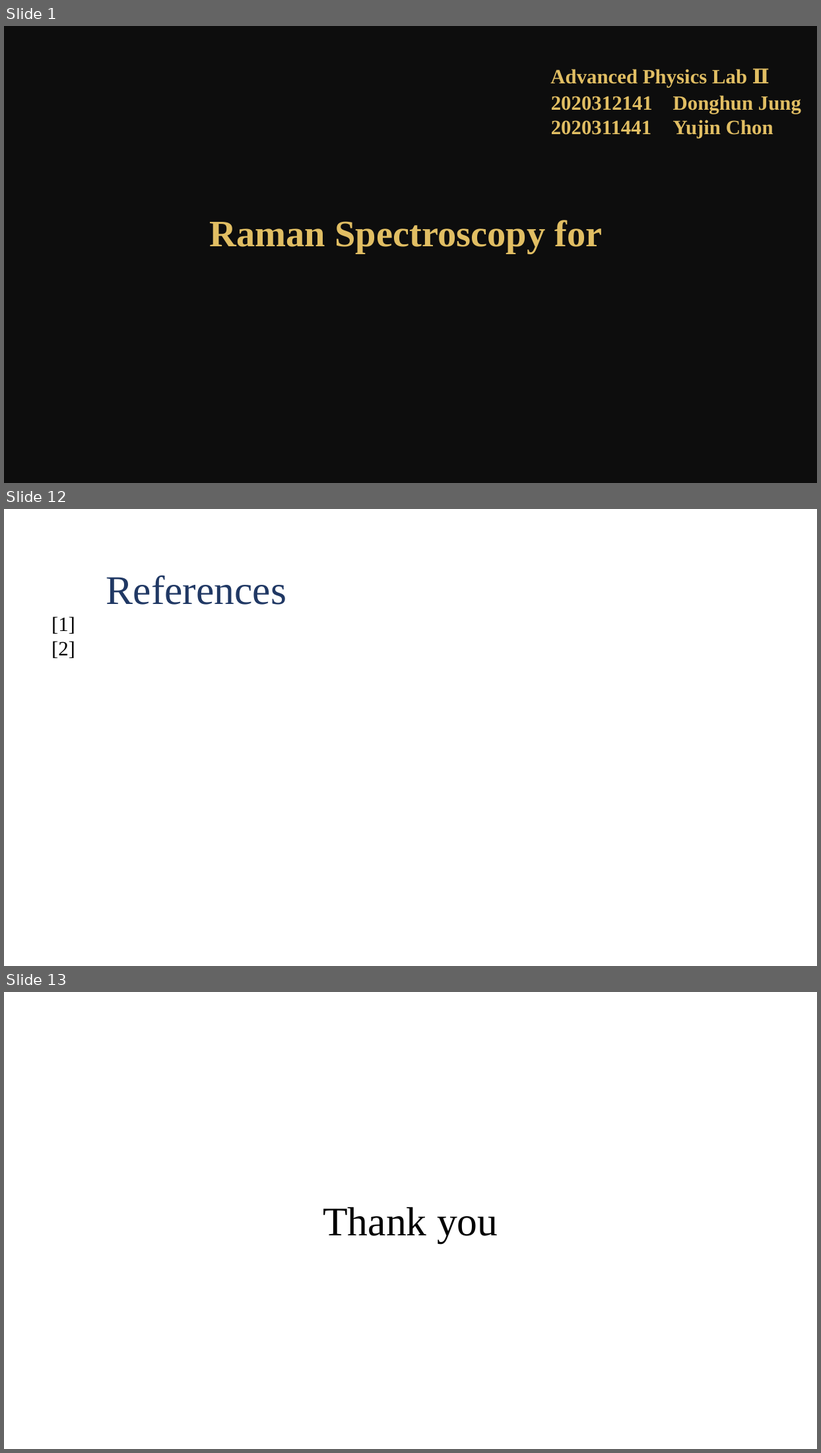
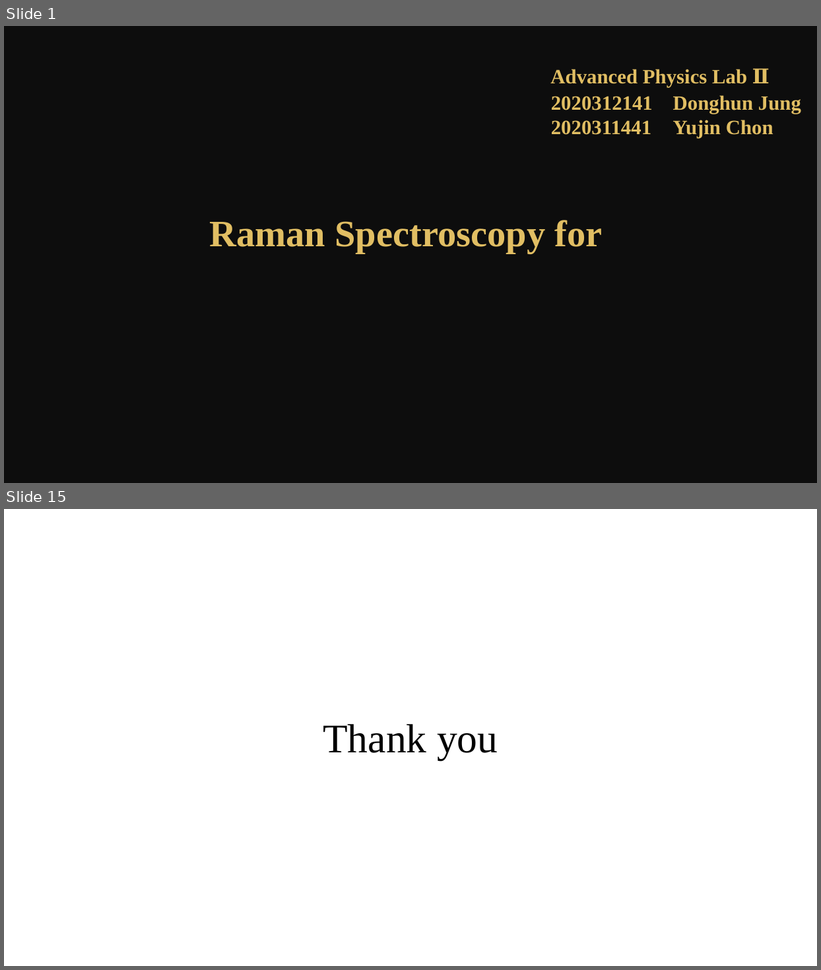
Before and after one commit to Waterbird20/APL2, a slide deck: Raman_Final Presentation.pptx. Shown one above the other, each under a label of ours: slides 1, 12 and 13 before the commit, slides 1 and 15 after it; the slides between them are not shown. The pictures are 821x1453 and 821x970 pixels, drawn with LibreOffice and Linux fonts; fonts in the diff are those of the drawing; background and template pictures are left out; a plain dark background stands for a picture behind light text. Boxes give left, top, right and bottom in pixels: in the first picture for what was removed or moved away, otherwise in the second. Text is boxed around its words. In the diff, an @@ line names an element or a change of style, - is before the commit and + after.

```diff
--- a/Raman_Final Presentation.pptx
+++ b/Raman_Final Presentation.pptx
@@ slide 12 removed at <box>4,509,817,966</box>, background picture (left out) @@
@@ text removed at <box>106,575,286,605</box> @@
-References
@@ text removed at <box>52,617,75,658</box> @@
-[1]
-[2]
@@ what was slide 13 is now slide 15 @@
```
Also in this commit, not shown: 9 slides changed, 4 slides added, 1 other slide removed, 2 other files.
